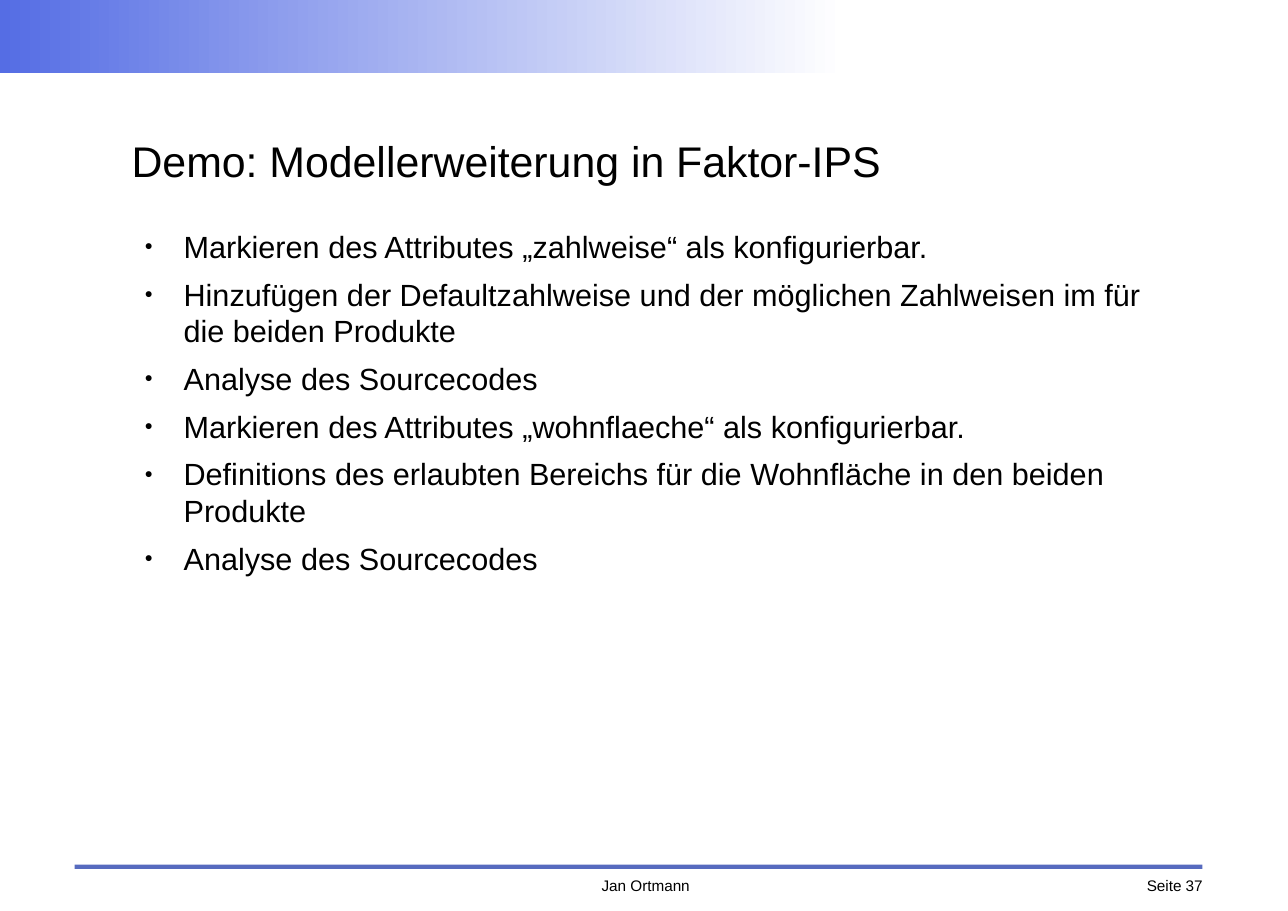
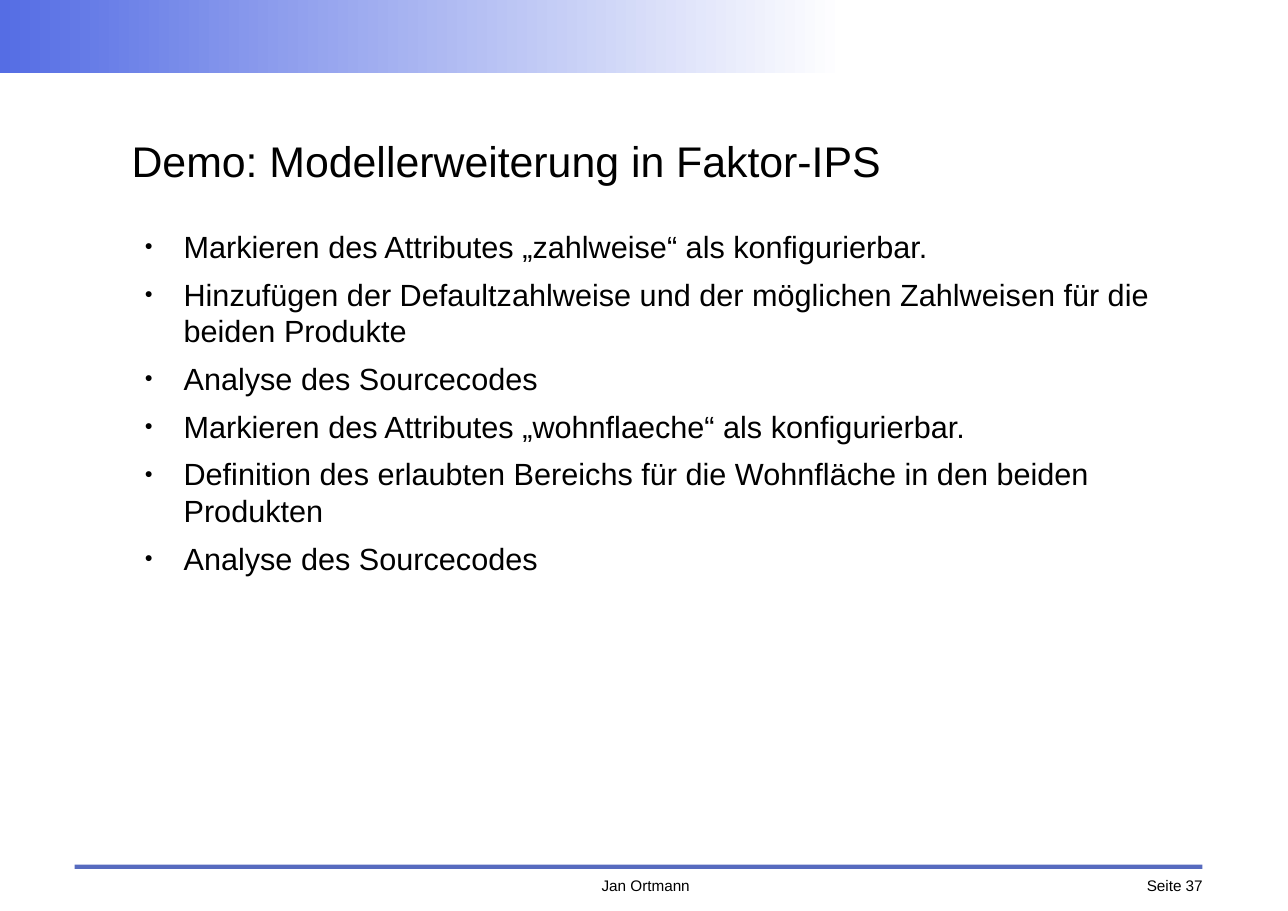
Before and after one commit to faktorips/faktorips.base, a slide deck: slide 37 of org.faktorips.doc/schulung/anwendungsentwicklung/FaktorIPS-Schulung.odp. Drawn at 1288x911 pixels with LibreOffice and Linux fonts; fonts in the diff are those of the drawing; background and template pictures are left out. Boxes give left, top, right and bottom in pixels: in the first picture for what was removed or moved away, otherwise in the second. Text is boxed around its words. In the diff, an @@ line names an element or a change of style, - is before the commit and + after.

```diff
--- a/org.faktorips.doc/schulung/anwendungsentwicklung/FaktorIPS-Schulung.odp
+++ b/org.faktorips.doc/schulung/anwendungsentwicklung/FaktorIPS-Schulung.odp
@@ text at (184,283,1149,343): text changed @@
-● Hinzufügen der Defaultzahlweise und der möglichen Zahlweisen im für die beiden Produkte
+● Hinzufügen der Defaultzahlweise und der möglichen Zahlweisen für die beiden Produkte
@@ text at (184,462,1089,523): text changed @@
-● Definitions des erlaubten Bereichs für die Wohnfläche in den beiden Produkte
+● Definition des erlaubten Bereichs für die Wohnfläche in den beiden Produkten
```
Also in this commit, not shown: 13 other slides changed, 11 slides added, 1 slide removed, 11 other files.
